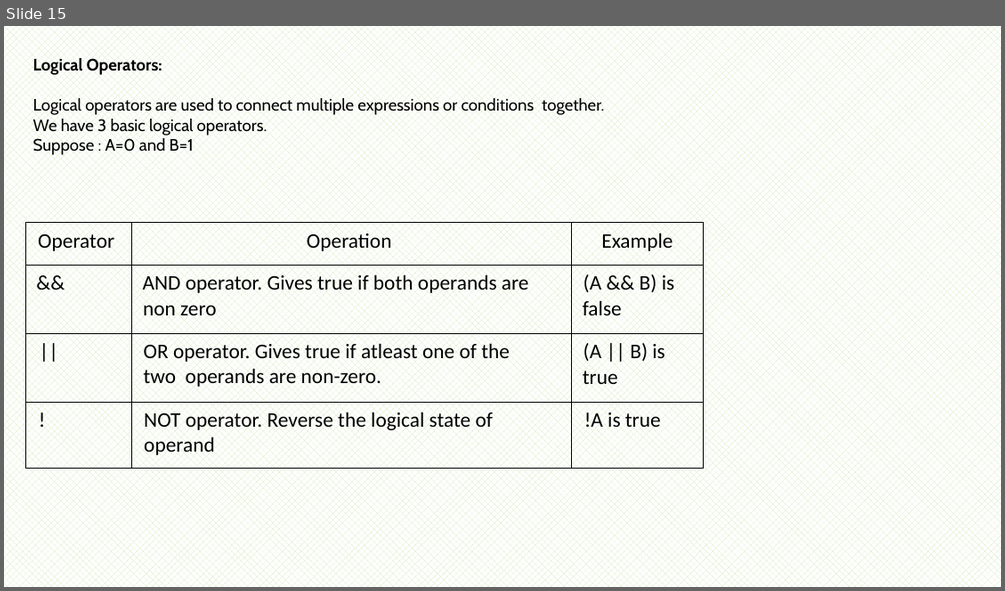
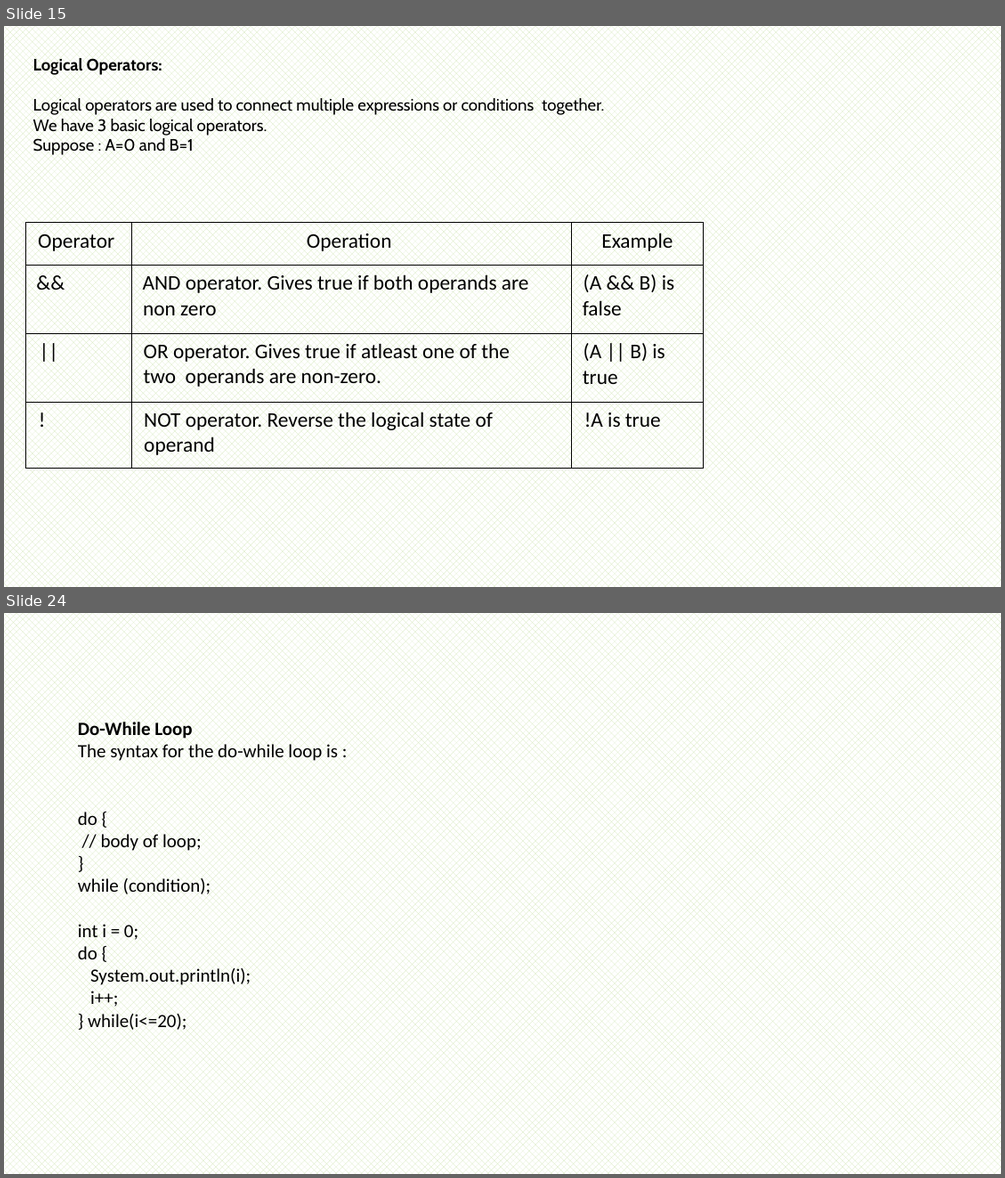
Before and after one commit to Syed00711/java_files, a slide deck: Java_basic_microcare.pptx. Shown one above the other, each under a label of ours: slide 15 before the commit, slides 15 and 24 after it; the slides between them are not shown. The pictures are 1005x591 and 1005x1178 pixels, drawn with LibreOffice and Linux fonts; fonts in the diff are those of the drawing. Boxes give left, top, right and bottom in pixels: in the first picture for what was removed or moved away, otherwise in the second. Text is boxed around its words. In the diff, an @@ line names an element or a change of style, - is before the commit and + after.

```diff
--- a/Java_basic_microcare.pptx
+++ b/Java_basic_microcare.pptx
@@ slide 24 added at (4,613,1001,1174), background pattern #D1E6B5 on #FFFFFF @@
@@ text added at (78,722,338,1030), 18 pt, text #000000 @@
+Do-While Loop
+The syntax for the do-while loop is :
+do {
+// body of loop;
+}
+while (condition);
+int i = 0;
+do {
+System.out.println(i);
+i++;
+} while(i<=20);
```
Also in this commit, not shown: 9 other slides added.
